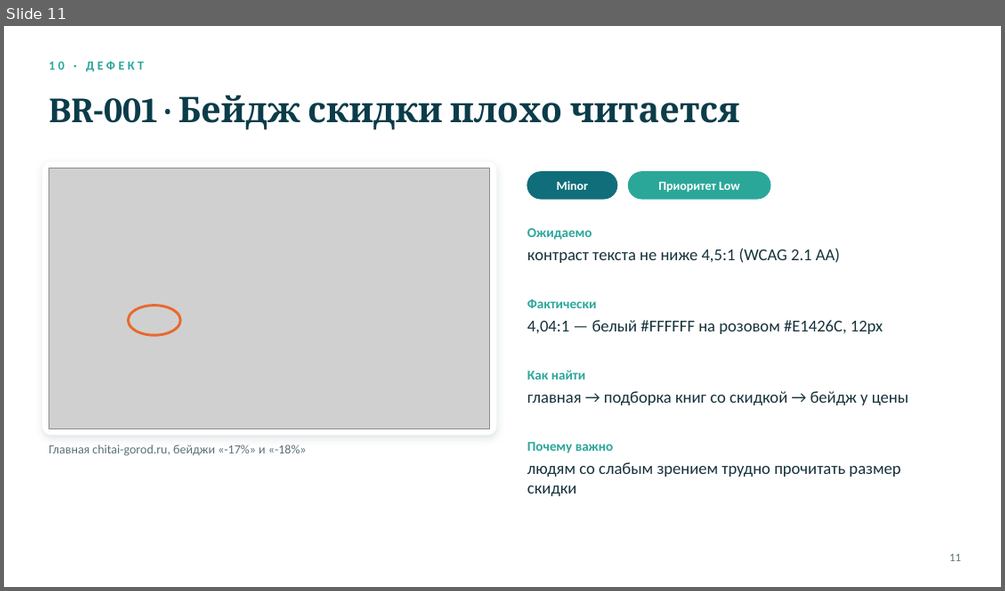
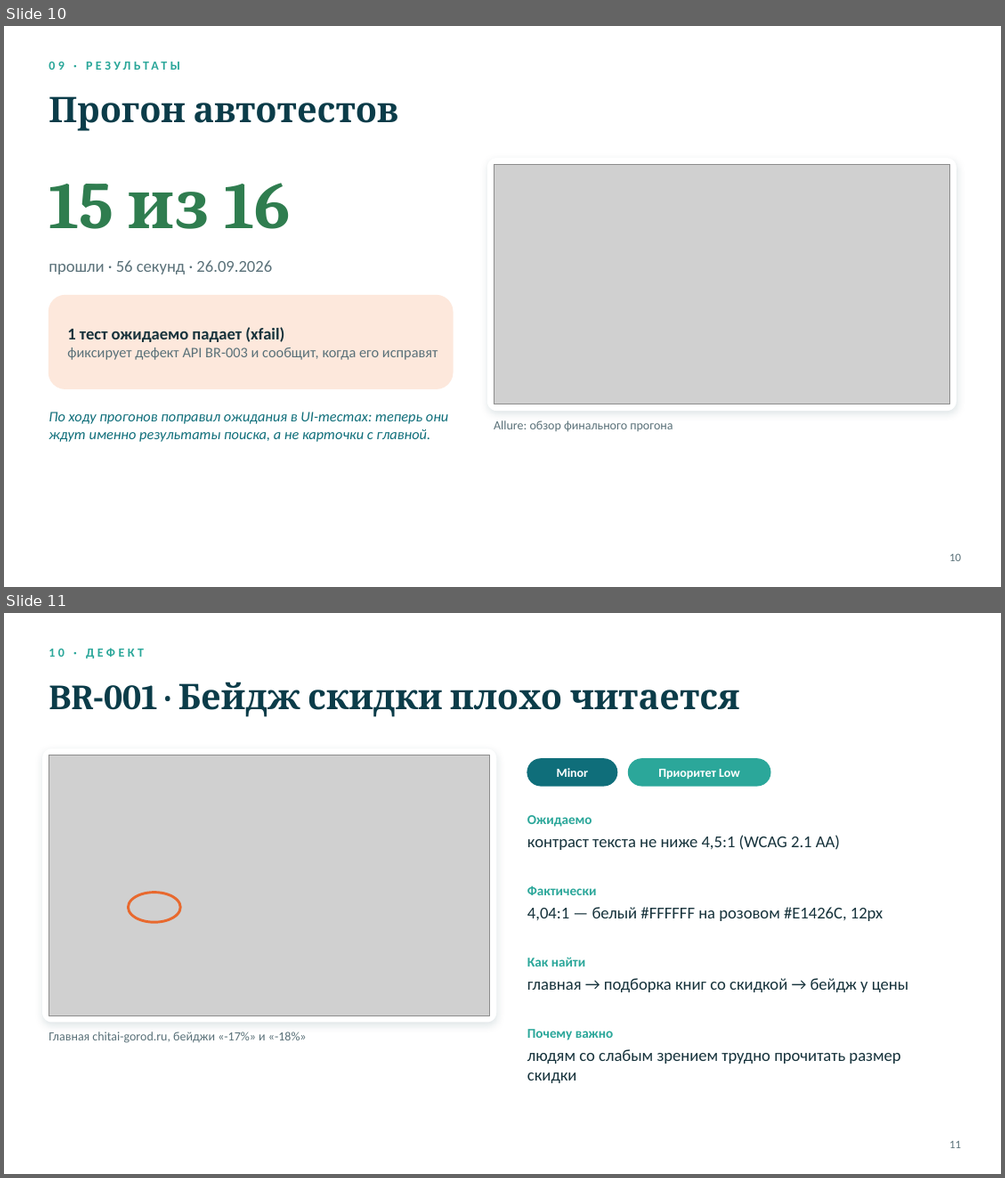
Before and after one commit to Gera-lang405/skypro-diploma-automation, a slide deck: diploma_presentation.pptx. Shown one above the other, each under a label of ours: slide 11 before the commit, slides 10 and 11 after it. The pictures are 1005x591 and 1005x1178 pixels, drawn with LibreOffice and Linux fonts; fonts in the diff are those of the drawing; grey boxes stand for pictures; background and template pictures are left out. Boxes give left, top, right and bottom in pixels: in the first picture for what was removed or moved away, otherwise in the second. Text is boxed around its words. In the diff, an @@ line names an element or a change of style, - is before the commit and + after.

Commit message:
Документы под API Читай-города: тест-кейсы, чек-лист, коллекция Postman, презентация

```diff
--- a/diploma_presentation.pptx
+++ b/diploma_presentation.pptx
@@ slide 10 added at <box>4,26,1001,587</box>, background picture (left out) @@
@@ text added at <box>48,96,399,131</box>, 34 pt, text #0B3C49, bold @@
+Прогон автотестов
@@ rounded rectangle added at <box>488,159,956,410</box>, fill #FFFFFF, outline #FFFFFF 1 pt @@
@@ text added at <box>48,183,290,229</box>, 64 pt, text #2F7D4F, bold @@
+15 из 16
@@ picture added at <box>494,164,950,404</box> @@
@@ text added at <box>48,260,272,274</box>, 16 pt, text #5A7179 @@
+прошли · 56 секунд · 26.09.2026
@@ rounded rectangle added at <box>48,295,453,389</box>, fill #FDE8DC, outline #FDE8DC 1 pt @@
@@ text added at <box>67,327,437,360</box>, 14 pt, text #5A7179 @@
+1 тест ожидаемо падает (xfail)
+фиксирует дефект API BR-003 и сообщит, когда его исправят
@@ text added at <box>48,411,448,442</box>, 14 pt, text #0F6E7A, italic @@
+По ходу прогонов поправил ожидания в UI-тестах: теперь они ждут именно результаты поиска, а не карточки с главной.
@@ text added at <box>494,420,672,432</box>, 12 pt, text #5A7179 @@
+Allure: обзор финального прогона
@@ text added at <box>139,432,220,442</box>, 12 pt, text #2BA79A, bold @@
+09 · РЕЗУЛЬТАТЫ
@@ text added at <box>949,553,961,561</box>, 11 pt, text #5A7179 @@
+10
```
Also in this commit, not shown: 6 slides changed, 3 other slides added, 3 slides removed, 4 other files.
